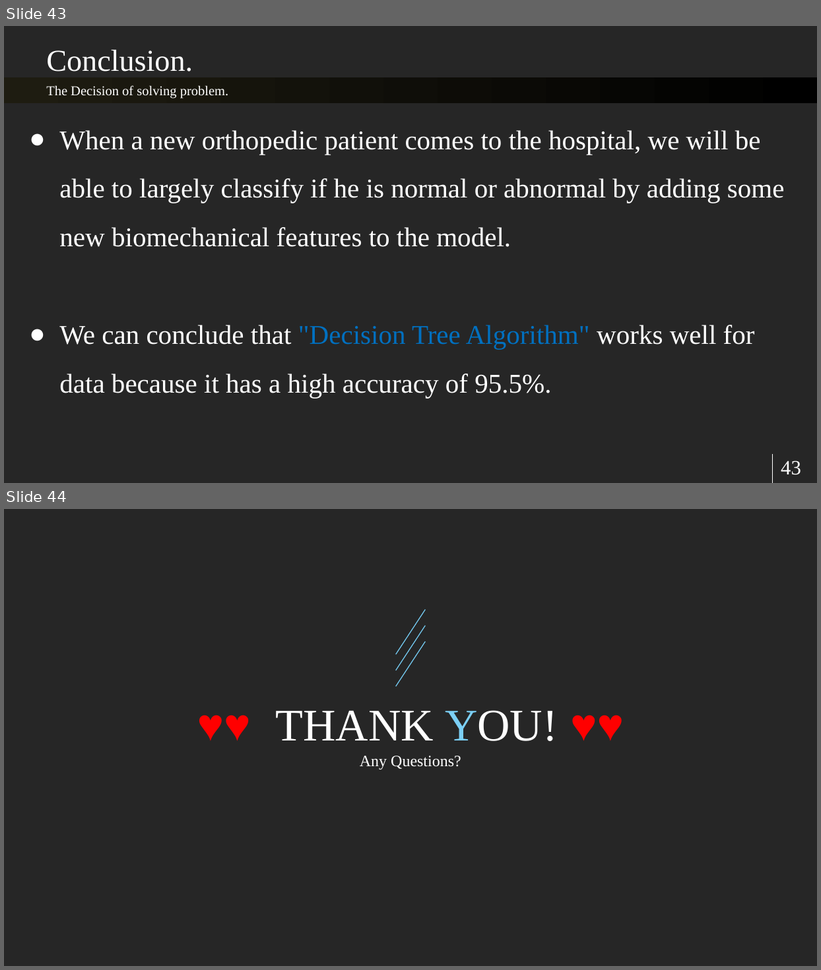
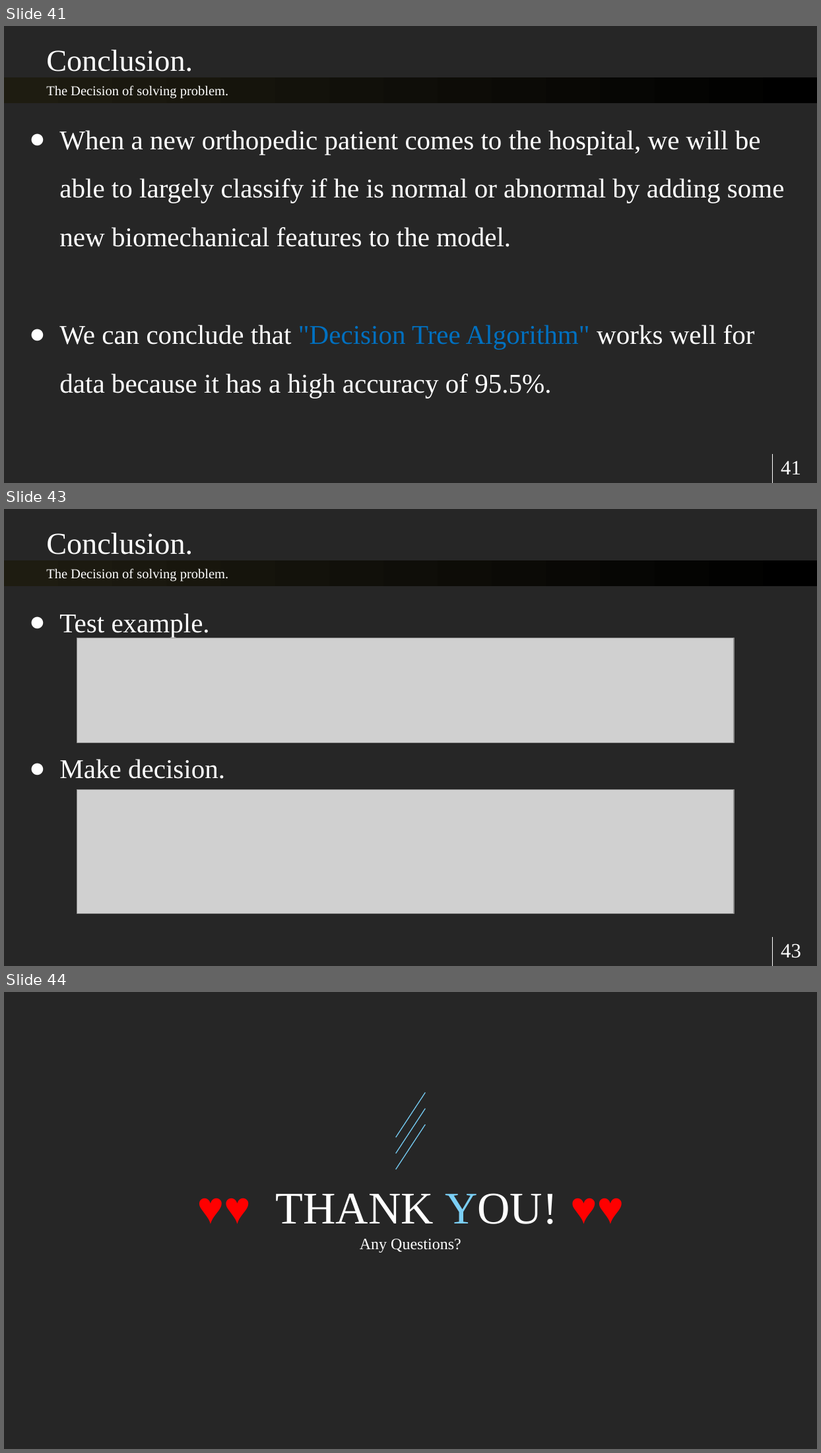
Before and after one commit to sherifRoshdy/Machine-learning-project, a slide deck: Presentation/final ml.pptx. Shown one above the other, each under a label of ours: slides 43 and 44 before the commit, slides 41, 43 and 44 after it; the slides between them are not shown. The pictures are 821x970 and 821x1453 pixels, drawn with LibreOffice and Linux fonts; fonts in the diff are those of the drawing; grey boxes stand for pictures. Boxes give left, top, right and bottom in pixels: in the first picture for what was removed or moved away, otherwise in the second. Text is boxed around its words. In the diff, an @@ line names an element or a change of style, - is before the commit and + after.

```diff
--- a/Presentation/final ml.pptx
+++ b/Presentation/final ml.pptx
@@ slide 43 added at [4,509,817,966], background #262626; not listed: 2 template elements that a slide beside it also shows @@
@@ text added at [46,533,193,555], 27 pt, text #FFFFFF @@
+Conclusion.
@@ text added at [46,568,228,582], 12 pt, text #FFFFFF @@
+The Decision of solving problem.
@@ text added at [59,613,225,779], 24 pt, text #FFFFFF @@
+● Test example.
+● Make decision.
@@ picture added at [77,638,734,743] @@
@@ picture added at [77,789,734,914] @@
@@ page number added at [781,944,801,958], 18 pt, text #FFFFFF @@
+43
@@ what was slide 43 is now slide 41 @@
@@ page number at [781,461,801,475]: text changed @@
-43
+41
```
Also in this commit, not shown: 16 slides changed, 1 other slide added, 2 slides removed, 1 other file.
